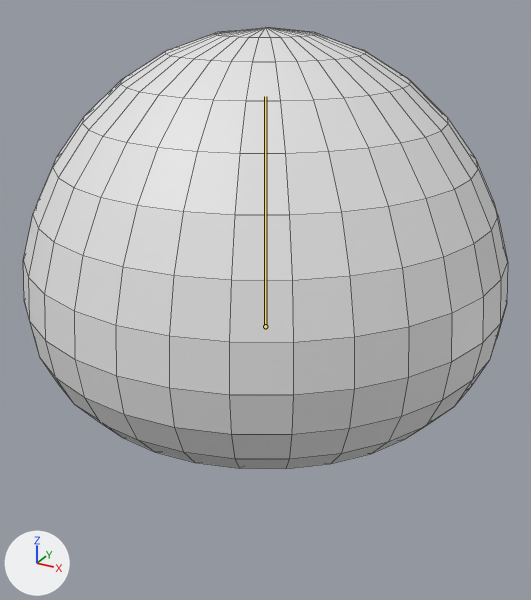
Before and after pictures for a commit that changed the Blender file Enemies/IceSlime.blend.
Before and after are seen from a 50 mm camera at (1.43, -2.6, 1.58) aimed at (-0.01, 0.02, 0.27). The axes (+X, +Y, +Z) are drawn at lower left. The lights are the same throughout. The first picture is the older version. Both versions are drawn at frame 8 of the action 'Jump_loop'; the numbers are the values there. The bones that bend it are drawn over the model as lines. Mesh edges are drawn as thin lines.

The first picture shows 'IceSlime'.
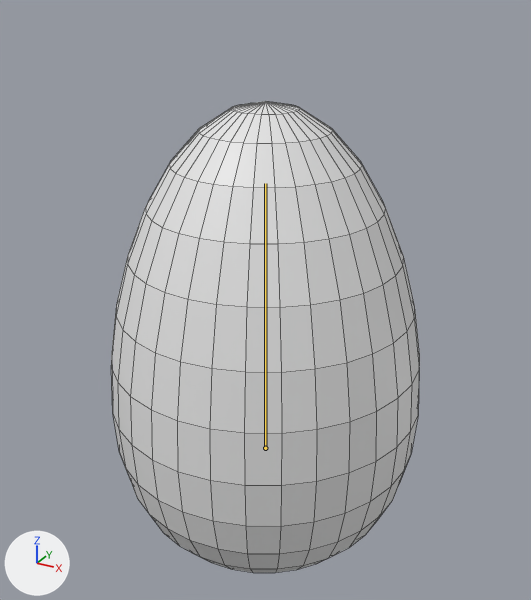
Commit message: Ice Slime - Initial Jump Anim Keyframes

The change in detail:
Bone 'Bone' (bone_bone) moves from (0.0, 0.648, 0.0) to (0.0, 0.0, 0.0).
Bone 'Bone' (bone_bone) is rescaled from (1.0, 1.0, 1.0) to (0.7, 1.3, 0.7).

Pixel boxes [x1, y1, x2, y2] of what changed, in the pictures (531 x 600 px):
'IceSlime', posed (36% narrower, 7% taller): before [23, 27, 508, 469]; after [111, 101, 420, 573]
bone 'Bone', root to tip: before (265, 326) to (265, 96); after (265, 448) to (265, 183)
